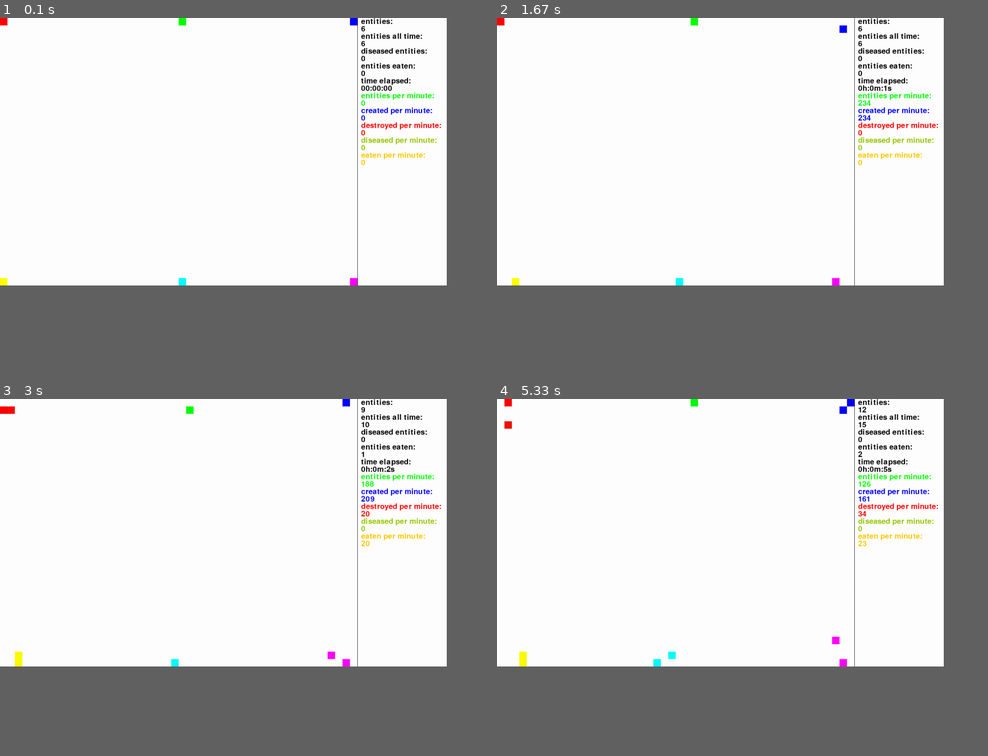
Above: before the commit, frames 1-4 (two rows, left to right).
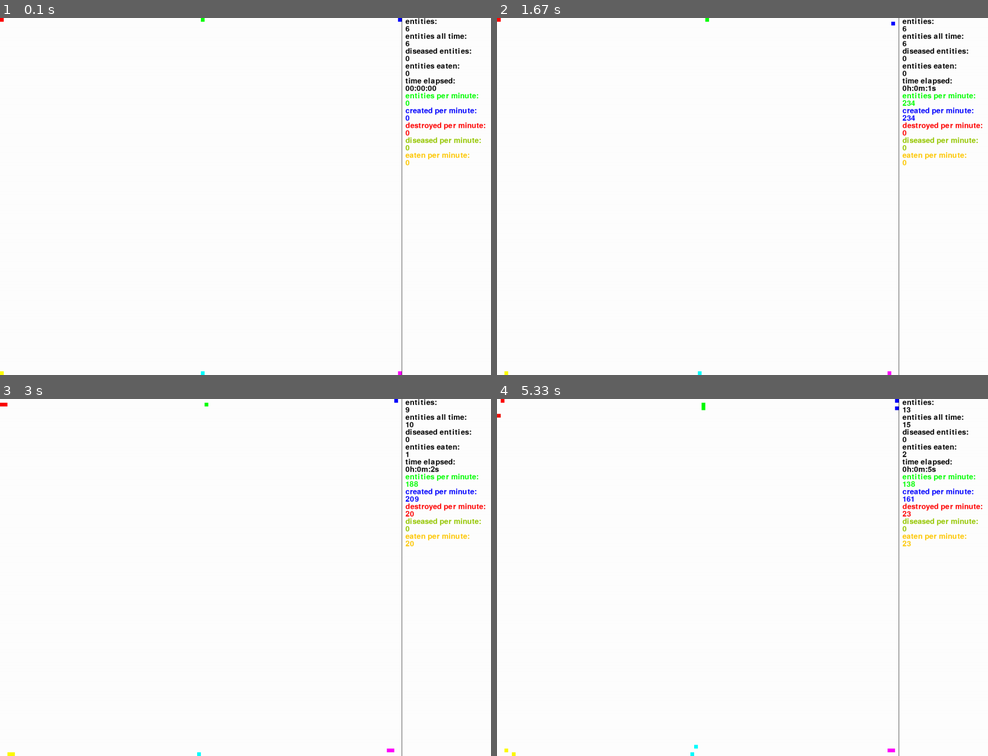
Above: after the commit, the same moments.

Repository: sbwhitt/pygame-life-simulation
Game: pygame game, started from main.py
The game is run twice, just before and just after one commit, with the same random seed, the same clock (stepped at 60 frames per second) and the same inputs.
Inputs:
- Up to frame 1 (0.1 s): no input
- Up to frame 2 (1.67 s): no input
- Up to frame 3 (3 s): no input
- Up to frame 4 (5.33 s): no input
The window is 818x490 before the commit and 899x654 after it. Grey fills any space a smaller window leaves; there, only what the larger window draws over its background counts as a difference.

The runs differ from the first frame. In frame 1, 2.9% of the frame differs, in the area x 0-99%, y 0-100%; in frame 2, 3.0%; in frame 3, 3.2%; in frame 4, 3.3%.

Commit message:
refactor

Diff:
--- a/app.py
+++ b/app.py
@@ -50,7 +50,7 @@
 
     def on_render(self) -> None:
         self.screen.fill(colors.WHITE)
-        self.e_man.render_entities(self.clock.get_time(), self.paused)
+        self.e_man.render_entities()
         self._update_stats()
         pygame.display.flip()
 
--- a/entity_manager.py
+++ b/entity_manager.py
@@ -28,23 +28,16 @@
             self.m.grid[e.loc].remove(e)
             e.update(self.width, self.height, self.m.get_surroundings(e.loc))
             self.m.grid[e.loc].append(e)
+            self._handle_collisions(e)
+            self._handle_aging(e, clock_time)
 
-    def render_entities(self, clock_time: int, paused: bool) -> None:
+    def render_entities(self) -> None:
         for e in self.entities:
-            if not paused and e.dna.age >= e.dna.age_limit:
-                self._remove_entity(e)
-                continue
-
             if e.dna.diseased and settings.IN_GAME_SETTINGS["MARK_DISEASED"]:
                 pygame.draw.rect(self.screen, colors.BLACK,
                                  e.rect, border_radius=0)
             else:
                 pygame.draw.rect(self.screen, e.dna.color, e.rect, border_radius=0)
-            if paused:
-                continue
-
-            self._handle_collisions(e)
-            self._handle_aging(e, clock_time)
 
     def add_start_entities(self) -> None:
         for e in [
@@ -172,6 +165,9 @@
     def _handle_aging(self, e: Entity, clock_time: int) -> None:
         if e.dna.age_timer > settings.AGE_LENGTH:
             e.dna.age += 1
+            if e.dna.age >= e.dna.age_limit:
+                self._remove_entity(e)
+                return
             if len(self.entities) < settings.ENTITY_LIMIT:
                 offspring = e.reproduce()
                 if offspring:
--- a/settings.py
+++ b/settings.py
@@ -1,6 +1,6 @@
 # both settings have to be divisible by 20
-WINDOW_WIDTH = 960
-WINDOW_HEIGHT = 720
+WINDOW_WIDTH = 1080
+WINDOW_HEIGHT = 960
 
 STATS_WIDTH = 240
 
@@ -15,4 +15,4 @@
 IN_GAME_SETTINGS= {"MARK_DISEASED": 1, "LOGGING": 0}
 
 # must divide evenly into window height and width (5, 10, 20, 40...)
-ENT_WIDTH = 20
+ENT_WIDTH = 10
